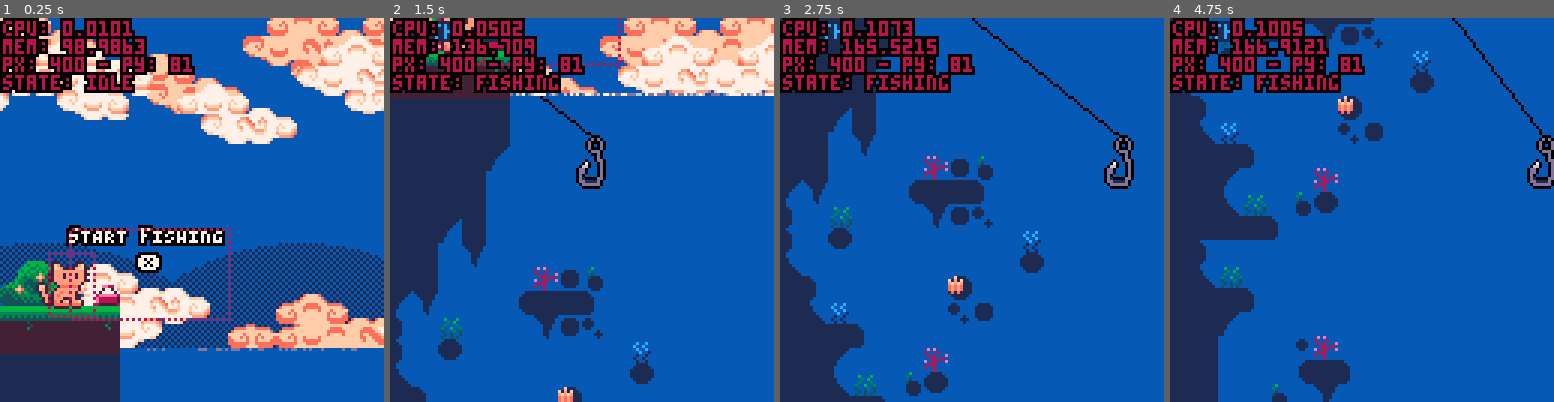
Above: before the commit, frames 1-4 (left to right).
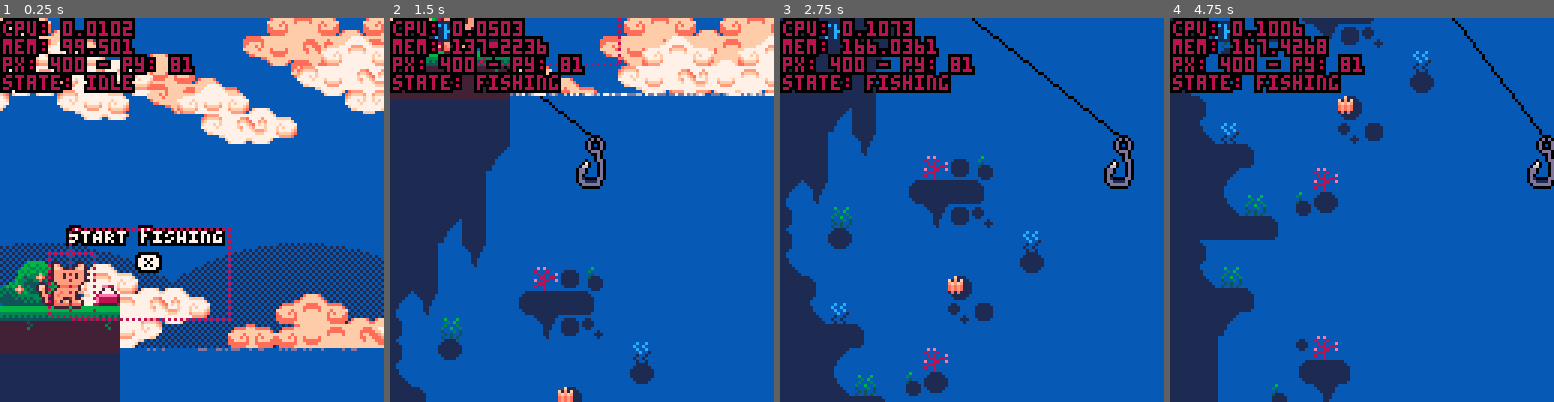
Above: after the commit, the same moments.

Repository: alexhlocke/AlexKotaFirstCart
Game: PICO-8 cartridge main_cart.p8
Same seed, same stepped clock (60 frames per second), same inputs: the game is played once before the commit and once after it.
Inputs:
- Up to frame 1 (0.25 s): no input
- Up to frame 2 (1.5 s): tap X (X key) at 0.33, 1.07 s; tap O (Z key) at 0.7 s
- Up to frame 3 (2.75 s): hold Right 1.6-2.1 s; tap O (Z key) at 1.7, 2.1, 2.5 s; tap X (X key) at 1.85 s; hold Up 2.15-2.42 s; hold Right from 2.47 s (still down)
- Up to frame 4 (4.75 s): tap O (Z key) every 0.4 s from 2.9 to 4.5 s; tap X (X key) at 2.97, 4.08 s; release Right at 3.03 s; hold Left 3.08-3.58 s; hold Down 3.63-3.97 s; hold Right 4.02-4.68 s; hold Up from 4.73 s (still down)

The runs differ from the first frame. In frame 1, 0.3% of the frame differs, in the area x 19-39%, y 0-11%; in frame 2, 0.3%; in frame 3, 0.2%; in frame 4, 0.3%.

Commit message:
Underwater muffling music

Diff:
--- a/main_cart.p8
+++ b/main_cart.p8
@@ -151,6 +151,9 @@
 
 
 function init_game()
+ --start music
+ music(0)
+
  --freeze player
  player.state="frozen"
 
@@ -174,6 +177,15 @@
 
  --update fx
  update_fx()
+
+ --muffle music
+ if cam.y>127 and player.state=="fishing" then
+  poke(0x5f41, 15)
+  poke(0x5f43, 15)
+ else
+  poke(0x5f41, 0)
+  poke(0x5f43, 0)
+ end
 
  --debug
  --if(btnp(❎))start_fishing()
Not shown, changed: the music (__music__) section of main_cart.p8
Not shown, changed: the sound effects (__sfx__) section of main_cart.p8
